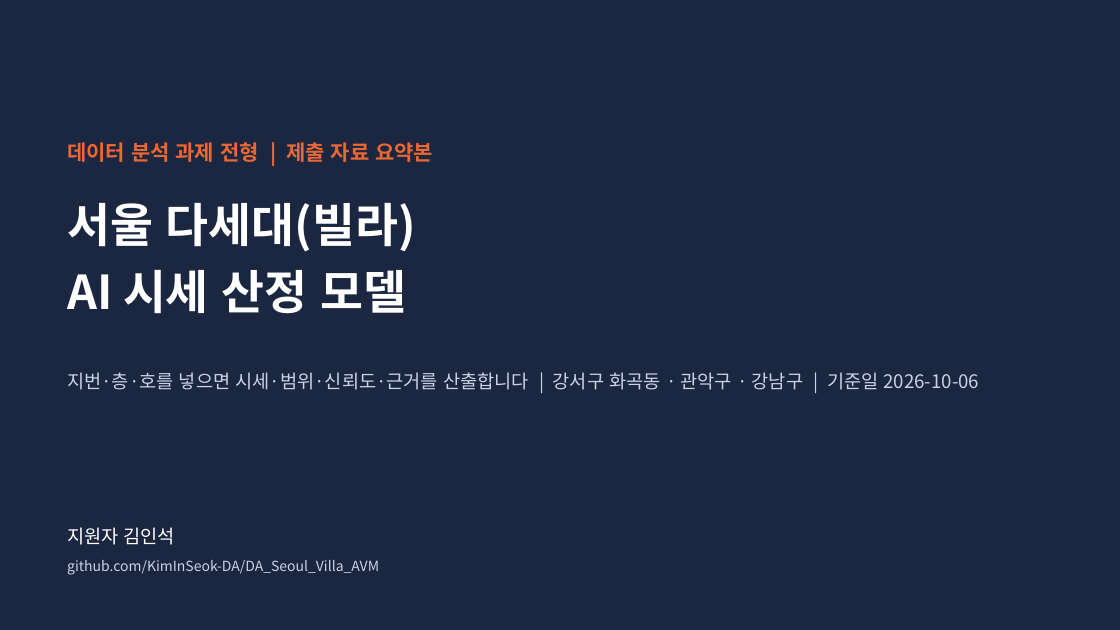
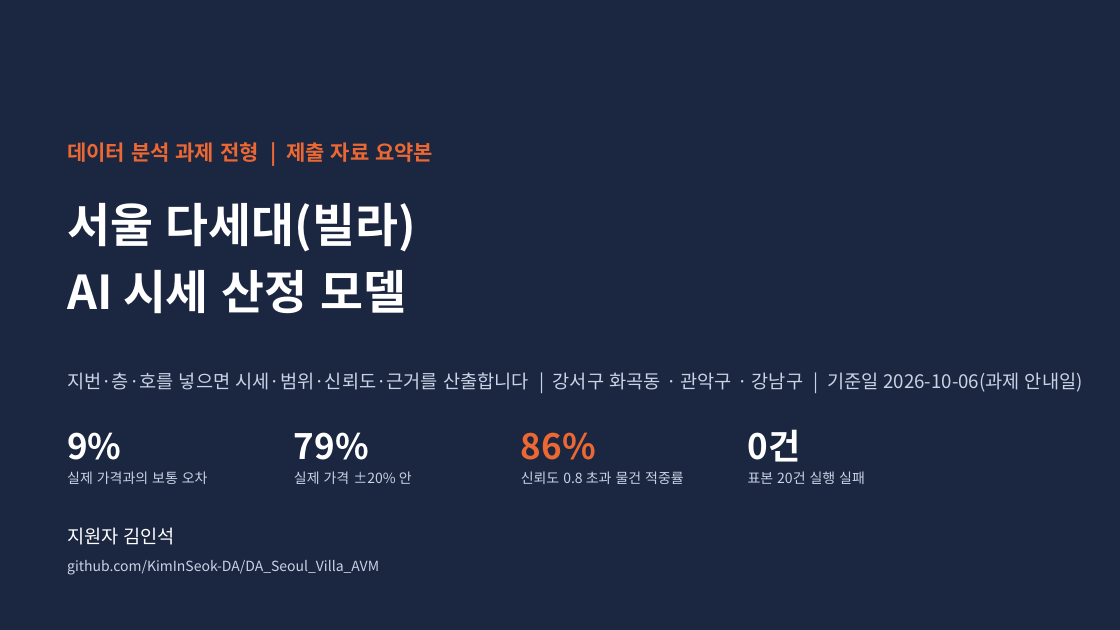
Before and after one commit to KimInSeok-DA/DA_Seoul_Villa_AVM, a slide deck: slide 1 of presentation/AVM_발표_요약.pptx. Drawn at 1120x630 pixels with LibreOffice and Linux fonts; fonts in the diff are those of the drawing. Boxes give left, top, right and bottom in pixels: in the first picture for what was removed or moved away, otherwise in the second. Text is boxed around its words. In the diff, an @@ line names an element or a change of style, - is before the commit and + after.

Commit message:
외부 검토 반영: PPT 장 사이 모순·표기 정리, 검증 조건 각주, 요약본 표지 숫자, README 실행 시간

```diff
--- a/presentation/AVM_발표_요약.pptx
+++ b/presentation/AVM_발표_요약.pptx
@@ text at [67, 372, 1083, 392]: text changed @@
-지번·층·호를 넣으면 시세·범위·신뢰도·근거를 산출합니다 | 강서구 화곡동 · 관악구 · 강남구 | 기준일 2026-10-06
+지번·층·호를 넣으면 시세·범위·신뢰도·근거를 산출합니다 | 강서구 화곡동 · 관악구 · 강남구 | 기준일 2026-10-06(과제 안내일)
@@ text added at [67, 432, 121, 460], 30 pt, text #FFFFFF, bold @@
+9%
@@ text added at [294, 432, 369, 460], 30 pt, text #FFFFFF, bold @@
+79%
@@ text added at [521, 432, 596, 460], 30 pt, text #EB6834, bold @@
+86%
@@ text added at [748, 429, 801, 462], 30 pt, text #FFFFFF, bold @@
+0건
@@ text added at [67, 471, 208, 484], 12 pt, text #C9D3E6 @@
+실제 가격과의 보통 오차
@@ text added at [294, 471, 412, 484], 12 pt, text #C9D3E6 @@
+실제 가격 ±20% 안
@@ text added at [521, 471, 684, 484], 12 pt, text #C9D3E6 @@
+신뢰도 0.8 초과 물건 적중률
@@ text added at [748, 471, 865, 484], 12 pt, text #C9D3E6 @@
+표본 20건 실행 실패
```
Also in this commit, not shown: 4 other slides changed, 7 other files.
